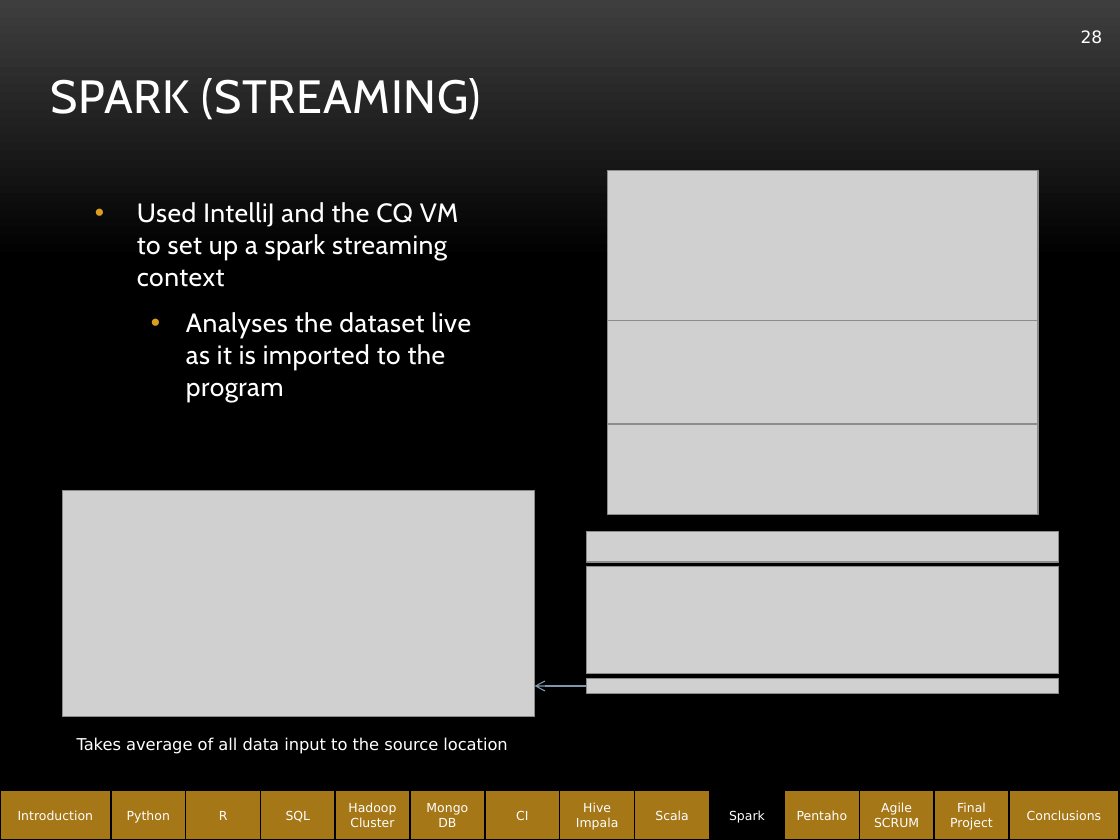
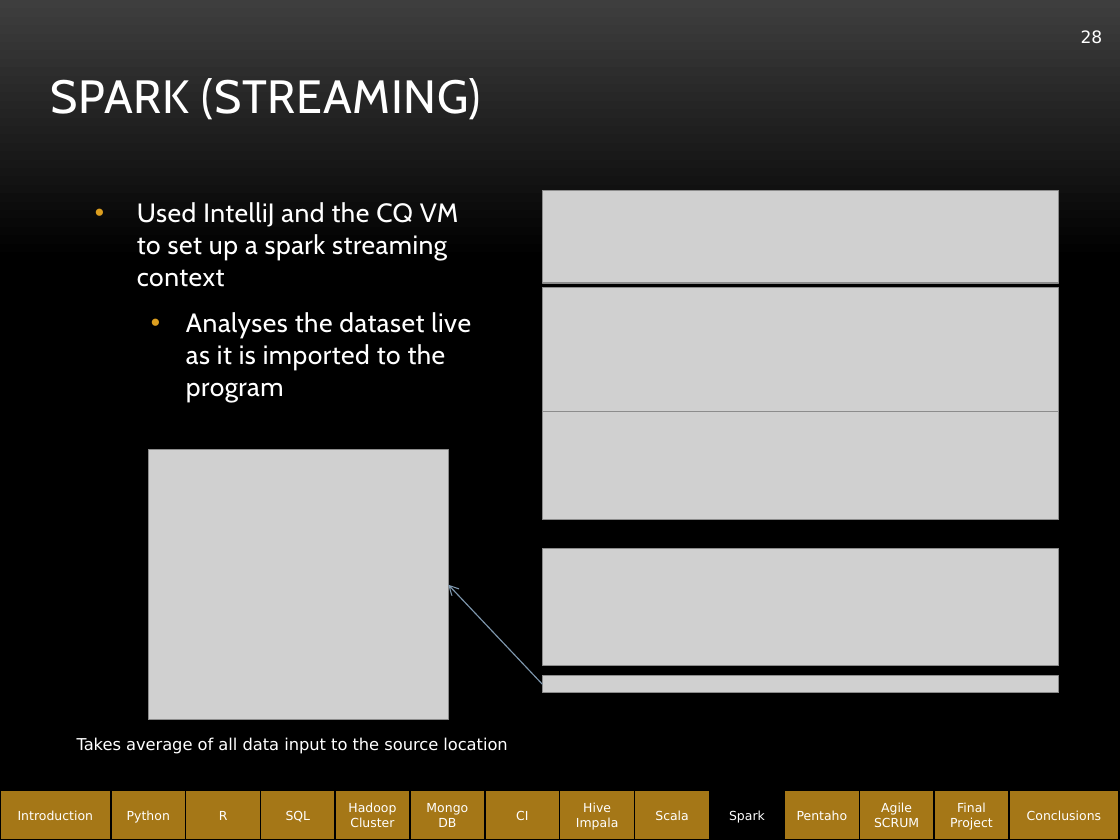
Before and after one commit to abe1ge/teletubbiesQAC, a slide deck: slide 28 of FinalPresentation.pptx. Drawn at 1120x840 pixels with LibreOffice and Linux fonts; fonts in the diff are those of the drawing; grey boxes stand for pictures; background and template pictures are left out. Boxes give left, top, right and bottom in pixels: in the first picture for what was removed or moved away, otherwise in the second. Text is boxed around its words. In the diff, an @@ line names an element or a change of style, - is before the commit and + after.

```diff
--- a/FinalPresentation.pptx
+++ b/FinalPresentation.pptx
@@ picture: place and size @@
-picture at <box>607,170,1037,320</box>
+picture at <box>542,190,1058,282</box>
@@ picture: place and size @@
-picture at <box>607,320,1037,423</box>
+picture at <box>542,288,1058,412</box>
@@ picture: place and size @@
-picture at <box>607,424,1037,515</box>
+picture at <box>542,411,1058,520</box>
@@ picture: place and size @@
-picture at <box>63,491,535,717</box>
+picture at <box>148,450,448,720</box>
@@ picture removed at <box>587,532,1060,562</box> @@
@@ picture: place and size @@
-picture at <box>587,567,1060,673</box>
+picture at <box>542,549,1058,665</box>
@@ arrow moved from (587, 687) - (534, 687) to (542, 684) - (448, 585) @@
@@ picture: place and size @@
-picture at <box>587,679,1060,694</box>
+picture at <box>542,675,1058,692</box>
```
Also in this commit, not shown: 16 other slides changed.
